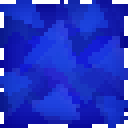
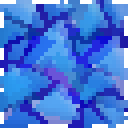
Layered file, before and after one edit (128px x 128px). Changes by layer:
hid "backing copy #2", opacity 50% → 28% over [0, 0, 128, 128]
hid "backing copy #3", opacity 35% → 20% over [0, 0, 128, 128]
added layer "CrystalsSurfaceSmall" (60%) in group "Crystals copy #1" over [0, 0, 128, 128]
added layer "CrystalsSurfaceSingle" (60%) in group "Crystals copy #1" over [80, 0, 108, 40]
added layer "CrystalsSurface" (60%) in group "Crystals copy #1" over [0, 20, 116, 112]
painted on "Crystals1 #2" over [0, 0, 128, 128]
"backing copy #4": opacity 80% → 60% over [0, 0, 128, 128]
hid group "PlainDesign" (13 layers) over [0, 0, 128, 128]
